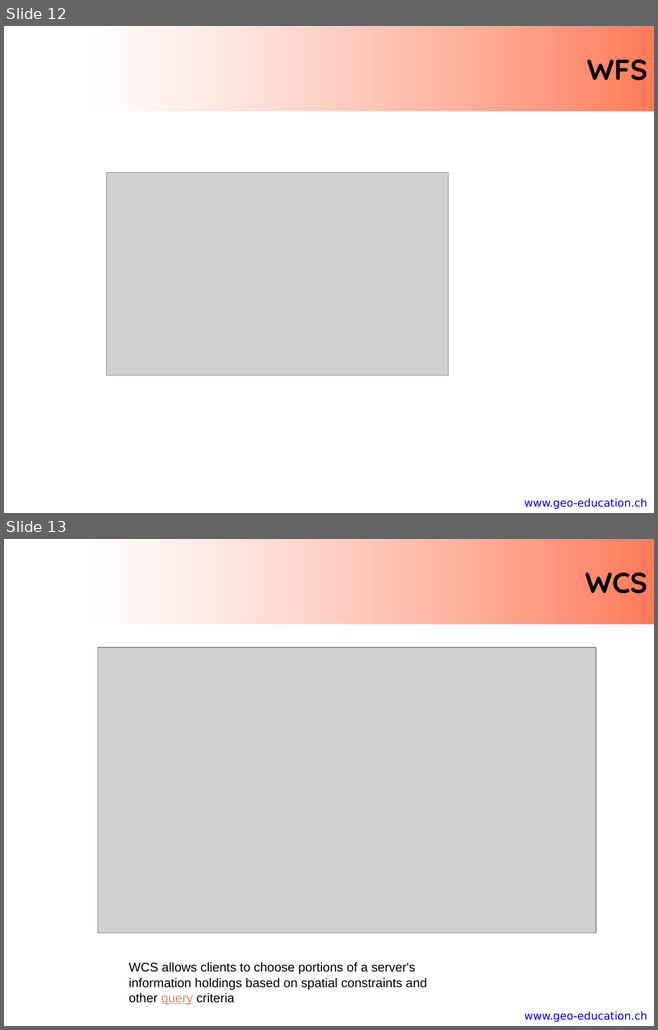
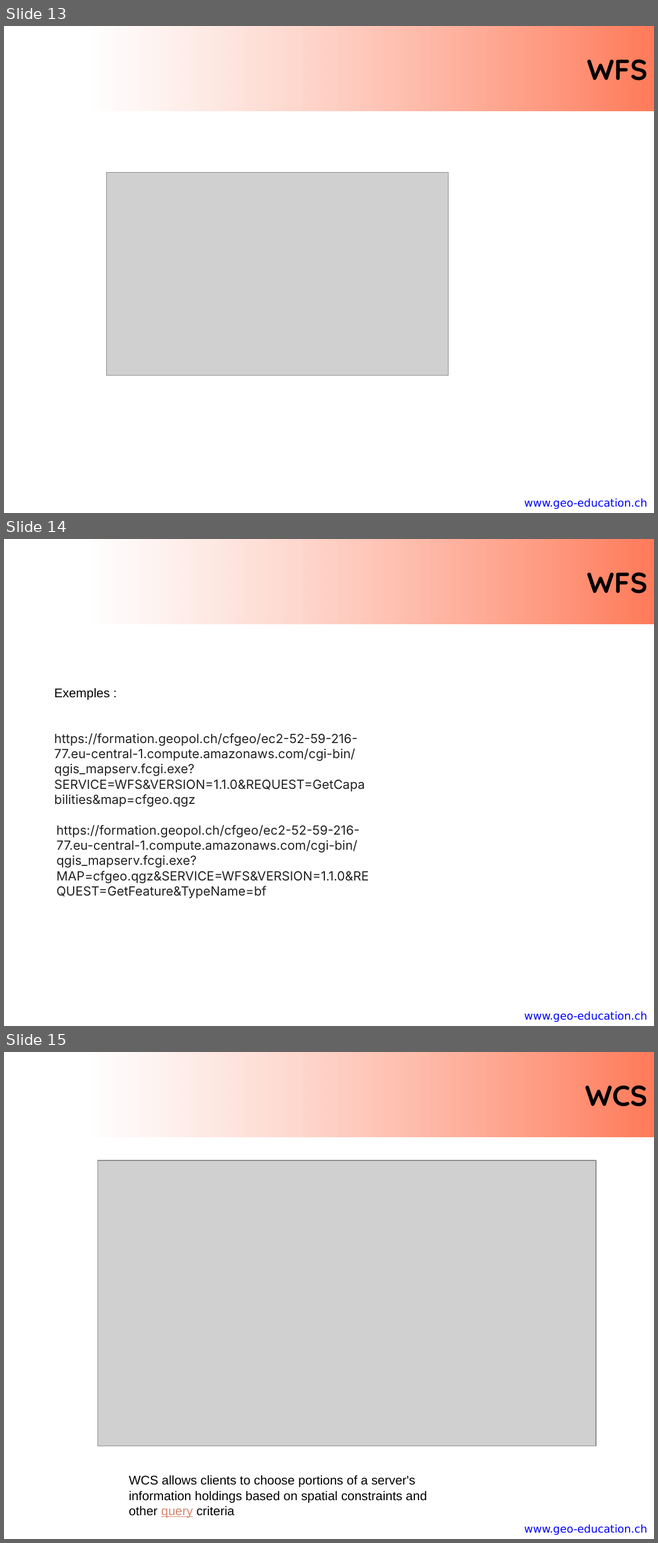
Before and after one commit to regislon/cfgeo_s2, a slide deck: slides/qgis.pptx. Shown one above the other, each under a label of ours: slides 12 and 13 before the commit, slides 13, 14 and 15 after it. The pictures are 658x1030 and 658x1543 pixels, drawn with LibreOffice and Linux fonts; fonts in the diff are those of the drawing; grey boxes stand for pictures; background and template pictures are left out. Boxes give left, top, right and bottom in pixels: in the first picture for what was removed or moved away, otherwise in the second. Text is boxed around its words. In the diff, an @@ line names an element or a change of style, - is before the commit and + after.

```diff
--- a/slides/qgis.pptx
+++ b/slides/qgis.pptx
@@ slide 14 added at bbox=[4, 539, 654, 1026], background #FFFFFF; not listed: 1 template element that a slide beside it also shows @@
@@ title added at bbox=[89, 539, 654, 624], fill gradient #FFFFFF to #FF3300, 32 pt, text #000000, bold @@
+WFS
@@ text added at bbox=[54, 688, 110, 700], 14 pt, text #000000 @@
+Exemples :
@@ text added at bbox=[54, 733, 365, 807], 14 pt, text #212121 @@
+https://formation.geopol.ch/cfgeo/ec2-52-59-216-77.eu-central-1.compute.amazonaws.com/cgi-bin/qgis_mapserv.fcgi.exe?SERVICE=WFS&VERSION=1.1.0&REQUEST=GetCapabilities&map=cfgeo.qgz
@@ text added at bbox=[56, 825, 368, 899], 14 pt, text #212121 @@
+https://formation.geopol.ch/cfgeo/ec2-52-59-216-77.eu-central-1.compute.amazonaws.com/cgi-bin/qgis_mapserv.fcgi.exe?MAP=cfgeo.qgz&SERVICE=WFS&VERSION=1.1.0&REQUEST=GetFeature&TypeName=bf
@@ what was slide 12 is now slide 13 @@
@@ what was slide 13 is now slide 15 @@
```
Also in this commit, not shown: 1 other slide added.
